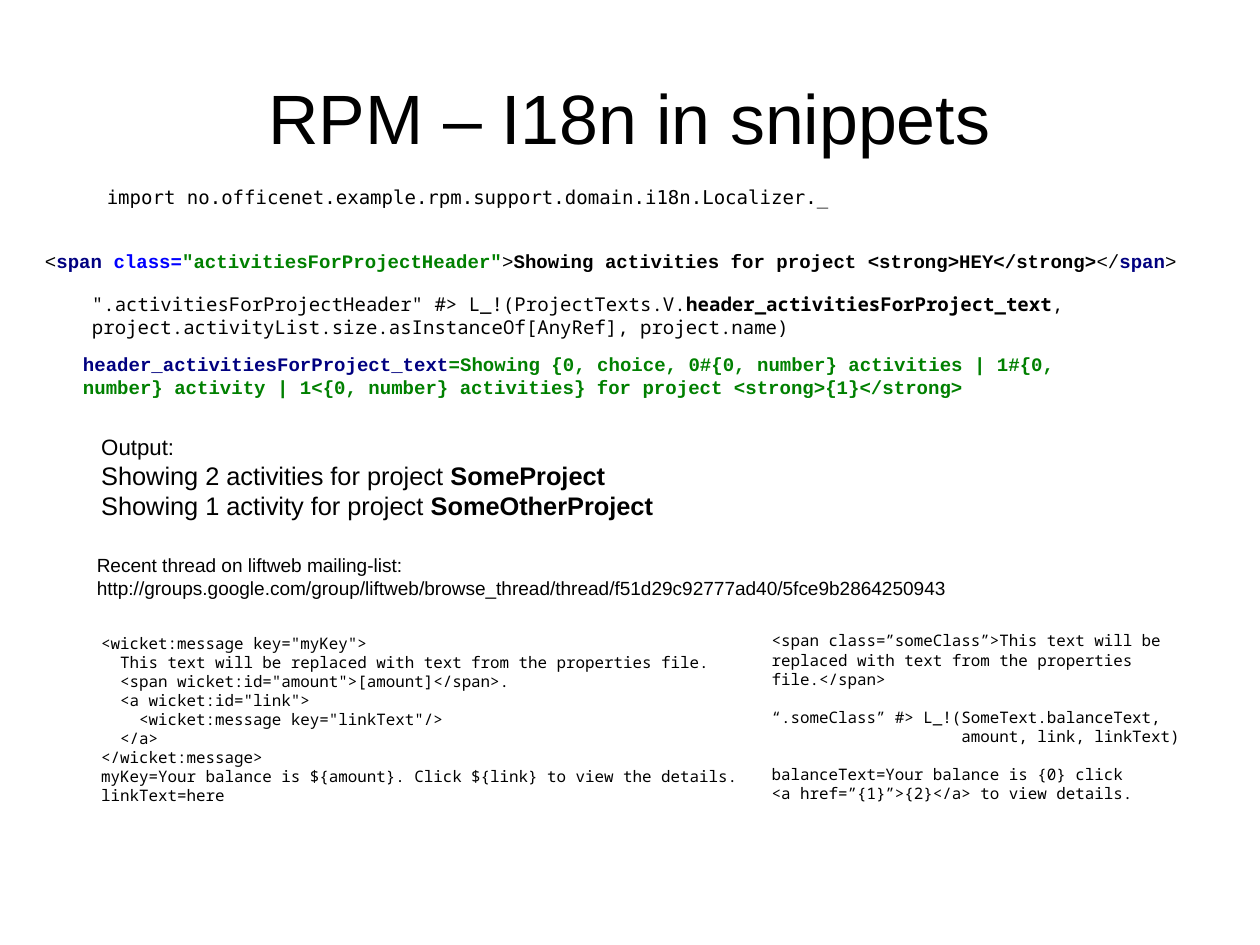
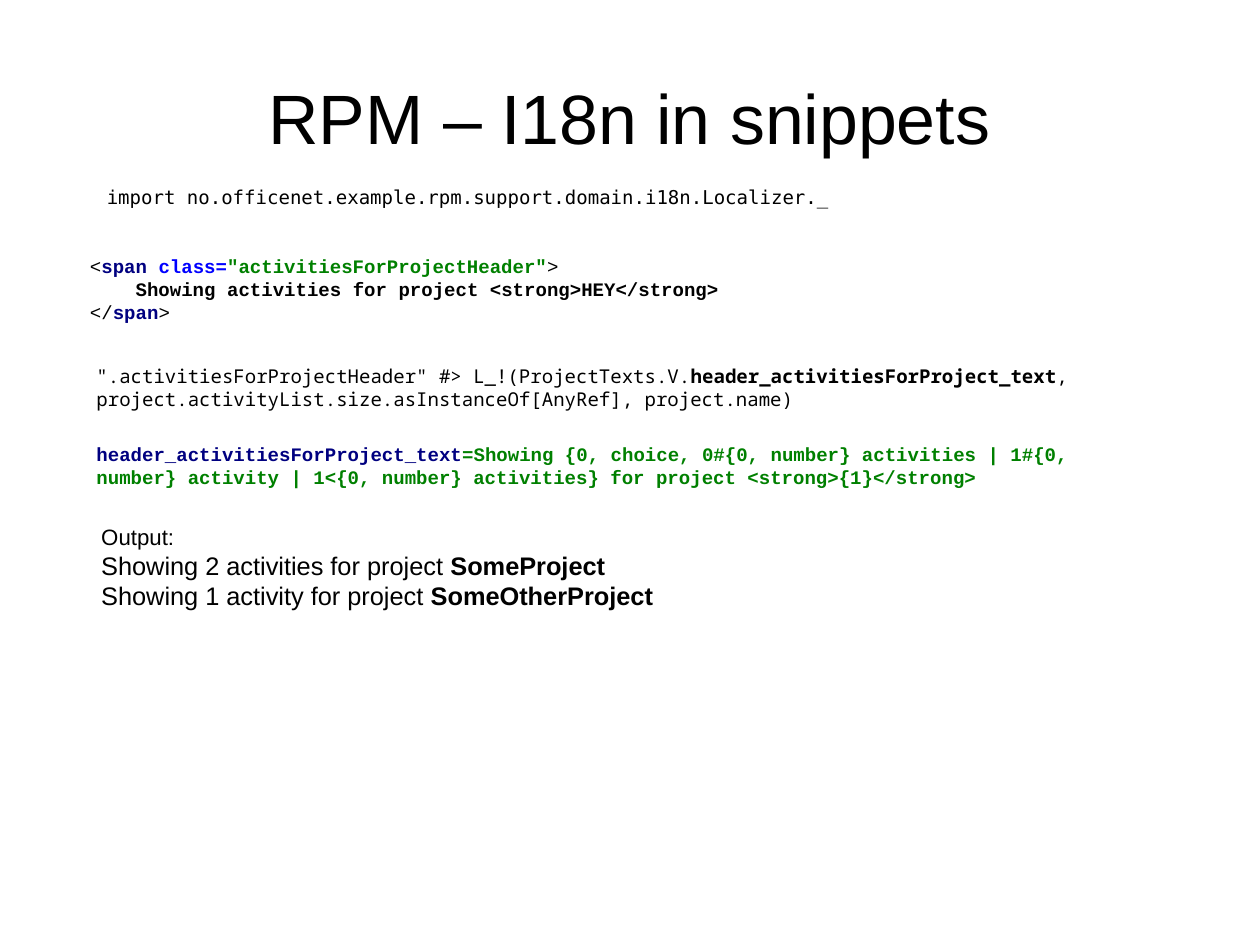
Before and after one commit to andreak/slol-2011, a slide deck: slide 31 of Scala-LiftOff-2011-lift-from-jee-perspective.odp (slide 32 before the commit). Drawn at 1260x945 pixels with LibreOffice and Linux fonts; fonts in the diff are those of the drawing. Boxes give left, top, right and bottom in pixels: in the first picture for what was removed or moved away, otherwise in the second. Text is boxed around its words. In the diff, an @@ line names an element or a change of style, - is before the commit and + after.

```diff
--- a/Scala-LiftOff-2011-lift-from-jee-perspective.odp
+++ b/Scala-LiftOff-2011-lift-from-jee-perspective.odp
@@ text at (90, 260, 718, 323): text changed @@
-<span class="activitiesForProjectHeader">Showing activities for project <strong>HEY</strong></span>
+<span class="activitiesForProjectHeader">
+Showing activities for project <strong>HEY</strong>
+</span>
@@ text "".activitiesForProjectHeader" #> L_!(ProjectTexts.V.header_a ...": place and size @@
-text "".activitiesForProjectHeader" #> L_!(ProjectTexts.V.header_a ..." at (92, 296, 1064, 339)
+text "".activitiesForProjectHeader" #> L_!(ProjectTexts.V.header_a ..." at (96, 368, 1068, 411)
@@ text "header_activitiesForProject_text=Showing {0, choice, 0#{0, n ...": place and size @@
-text "header_activitiesForProject_text=Showing {0, choice, 0#{0, n ..." at (83, 358, 1054, 398)
+text "header_activitiesForProject_text=Showing {0, choice, 0#{0, n ..." at (96, 448, 1067, 488)
@@ text "Output:": place and size @@
-text "Output:" at (101, 439, 653, 521)
+text "Output:" at (101, 529, 653, 611)
@@ text removed at (97, 558, 946, 599) @@
-Recent thread on liftweb mailing-list:
-http://groups.google.com/group/liftweb/browse_thread/thread/f51d29c92777ad40/5fce9b2864250943
@@ text removed at (101, 637, 737, 801) @@
-<wicket:message key="myKey">
-This text will be replaced with text from the properties file.
-<span wicket:id="amount">[amount]</span>.
-<a wicket:id="link">
-<wicket:message key="linkText"/>
-</a>
-</wicket:message>
-myKey=Your balance is ${amount}. Click ${link} to view the details.
-linkText=here
@@ text removed at (772, 634, 1179, 802) @@
-<span class=”someClass”>This text will be replaced with text from the properties file.</span>
-“.someClass” #> L_!(SomeText.balanceText,
-amount, link, linkText)
-balanceText=Your balance is {0} click
-<a href=”{1}”>{2}</a> to view details.
```
Also in this commit, not shown: 5 other slides changed, 1 slide added, 1 slide removed.
